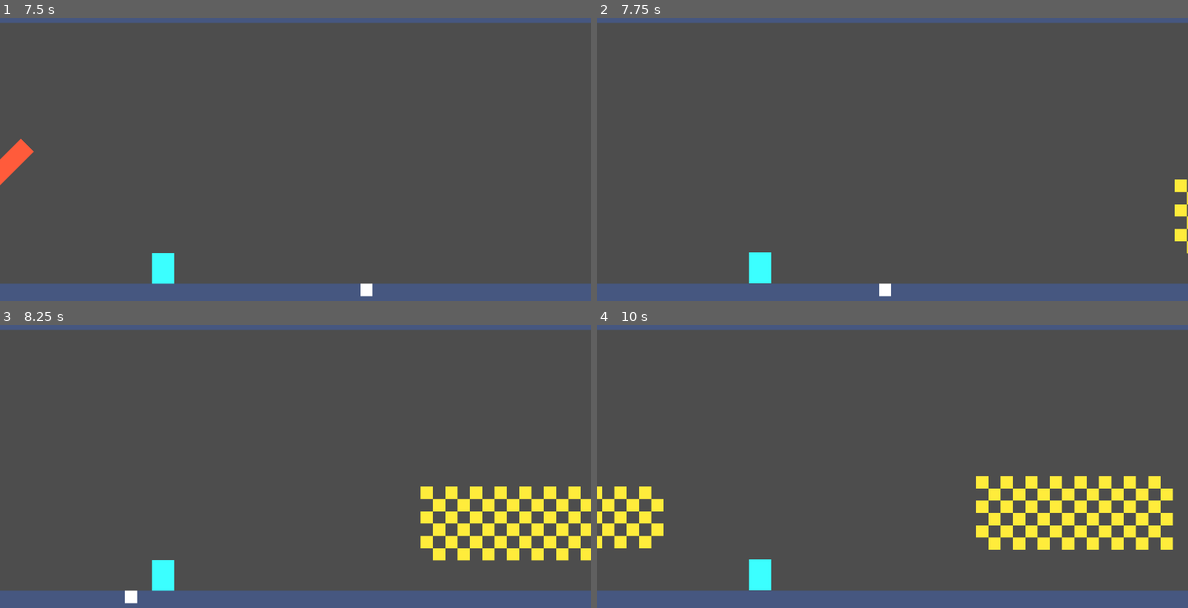
Above: before the commit, frames 1-4 (two rows, left to right).
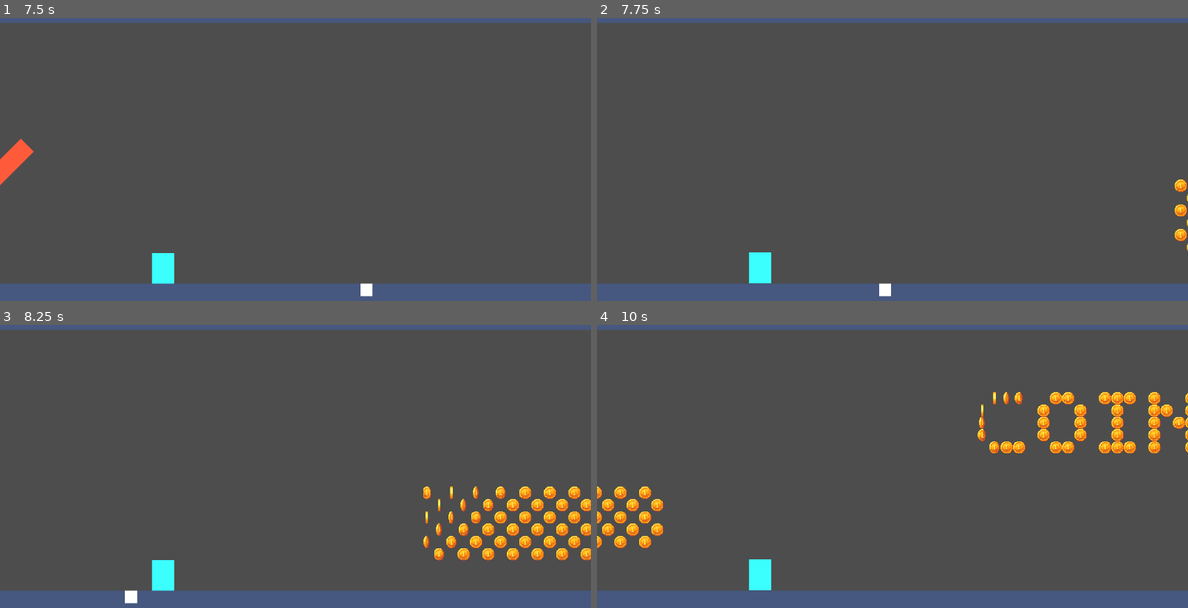
Above: after the commit, the same moments.

Repository: aburak621/jetride
Game: Godot game, scene res://scenes/game.tscn
Same seed, same stepped clock (60 frames per second), same inputs: the game is played once before the commit and once after it.
Inputs:
- Up to frame 1 (7.5 s): tap Enter at 0.5 s; tap Space (jump) at 0.77, 1.52, 3.02, 3.77, 4.52, 6.02, 6.77 s
- Up to frame 2 (7.75 s): tap Space (jump) at 7.52 s
- Up to frame 3 (8.25 s): no input
- Up to frame 4 (10 s): tap Space (jump) at 9.02, 9.77 s

Frame 1 is identical in both runs. In frame 2, 0.3% of the frame differs, in the area x 97-100%, y 57-84%; in frame 3, 3.8%; in frame 4, 8.3%, in the area x 0-100%, y 23-80%.

Commit message:
Add coin visuals

Diff:
--- a/scenes/coins/coin.tscn
+++ b/scenes/coins/coin.tscn
@@ -1,6 +1,83 @@
 [gd_scene format=3 uid="uid://tj34y60mtf1t"]
 
 [ext_resource type="Script" uid="uid://oakwo6q7sroe" path="res://scripts/coin.gd" id="1_dwuvv"]
+[ext_resource type="Texture2D" uid="uid://bqbnpri7ds4o" path="res://sprites/coin.png" id="2_4c2kx"]
+
+[sub_resource type="AtlasTexture" id="AtlasTexture_nk337"]
+atlas = ExtResource("2_4c2kx")
+region = Rect2(20, 0, 20, 20)
+
+[sub_resource type="AtlasTexture" id="AtlasTexture_juj78"]
+atlas = ExtResource("2_4c2kx")
+region = Rect2(40, 0, 20, 20)
+
+[sub_resource type="AtlasTexture" id="AtlasTexture_jx2qo"]
+atlas = ExtResource("2_4c2kx")
+region = Rect2(60, 0, 20, 20)
+
+[sub_resource type="AtlasTexture" id="AtlasTexture_n00w2"]
+atlas = ExtResource("2_4c2kx")
+region = Rect2(80, 0, 20, 20)
+
+[sub_resource type="AtlasTexture" id="AtlasTexture_cmyam"]
+atlas = ExtResource("2_4c2kx")
+region = Rect2(100, 0, 20, 20)
+
+[sub_resource type="AtlasTexture" id="AtlasTexture_5d2hv"]
+atlas = ExtResource("2_4c2kx")
+region = Rect2(120, 0, 20, 20)
+
+[sub_resource type="AtlasTexture" id="AtlasTexture_ey17f"]
+atlas = ExtResource("2_4c2kx")
+region = Rect2(140, 0, 20, 20)
+
+[sub_resource type="AtlasTexture" id="AtlasTexture_44tal"]
+atlas = ExtResource("2_4c2kx")
+region = Rect2(160, 0, 20, 20)
+
+[sub_resource type="AtlasTexture" id="AtlasTexture_4c2kx"]
+atlas = ExtResource("2_4c2kx")
+region = Rect2(0, 0, 20, 20)
+
+[sub_resource type="SpriteFrames" id="SpriteFrames_44tal"]
+animations = [{
+"frames": [{
+"duration": 4.0,
+"texture": SubResource("AtlasTexture_nk337")
+}, {
+"duration": 4.0,
+"texture": SubResource("AtlasTexture_juj78")
+}, {
+"duration": 4.0,
+"texture": SubResource("AtlasTexture_jx2qo")
+}, {
+"duration": 4.0,
+"texture": SubResource("AtlasTexture_n00w2")
+}, {
+"duration": 4.0,
+"texture": SubResource("AtlasTexture_cmyam")
+}, {
+"duration": 4.0,
+"texture": SubResource("AtlasTexture_5d2hv")
+}, {
+"duration": 4.0,
+"texture": SubResource("AtlasTexture_ey17f")
+}, {
+"duration": 4.0,
+"texture": SubResource("AtlasTexture_44tal")
+}],
+"loop": false,
+"name": &"flip",
+"speed": 60.0
+}, {
+"frames": [{
+"duration": 1.0,
+"texture": SubResource("AtlasTexture_4c2kx")
+}],
+"loop": false,
+"name": &"idle",
+"speed": 5.0
+}]
 
 [sub_resource type="RectangleShape2D" id="RectangleShape2D_dwuvv"]
 size = Vector2(40, 40)
@@ -9,19 +86,11 @@
 collision_layer = 8
 script = ExtResource("1_dwuvv")
 
-[node name="ColorRect" type="ColorRect" parent="." unique_id=1427307661]
-anchors_preset = 8
-anchor_left = 0.5
-anchor_top = 0.5
-anchor_right = 0.5
-anchor_bottom = 0.5
-offset_left = -20.0
-offset_top = -20.0
-offset_right = 20.0
-offset_bottom = 20.0
-grow_horizontal = 2
-grow_vertical = 2
-color = Color(1, 0.92300004, 0.23000002, 1)
+[node name="AnimatedSprite2D" type="AnimatedSprite2D" parent="." unique_id=61460816]
+scale = Vector2(2, 2)
+sprite_frames = SubResource("SpriteFrames_44tal")
+animation = &"flip"
+autoplay = "idle"
 
 [node name="CollisionShape2D" type="CollisionShape2D" parent="." unique_id=1668497859]
 shape = SubResource("RectangleShape2D_dwuvv")
--- a/scenes/coins/coins_checker.tscn
+++ b/scenes/coins/coins_checker.tscn
@@ -13,7 +13,8 @@
 [node name="Coin" parent="Group" unique_id=1910314053 instance=ExtResource("1_qothn")]
 position = Vector2(20, -140)
 
-[node name="Coin2" parent="Group" unique_id=1803999473 instance=ExtResource("1_qothn")]
+[node name="FirstCoin" parent="Group" unique_id=1803999473 instance=ExtResource("1_qothn")]
+unique_name_in_owner = true
 position = Vector2(20, -220)
 
 [node name="Coin3" parent="Group" unique_id=2016739309 instance=ExtResource("1_qothn")]
--- a/scenes/coins/coins_coins.tscn
+++ b/scenes/coins/coins_coins.tscn
@@ -16,7 +16,8 @@
 [node name="Coin2" parent="Group" unique_id=943273740 instance=ExtResource("1_rkup8")]
 position = Vector2(20, -60)
 
-[node name="Coin3" parent="Group" unique_id=1701626691 instance=ExtResource("1_rkup8")]
+[node name="FirstCoin" parent="Group" unique_id=1701626691 instance=ExtResource("1_rkup8")]
+unique_name_in_owner = true
 position = Vector2(20, -140)
 
 [node name="Coin4" parent="Group" unique_id=1825664888 instance=ExtResource("1_rkup8")]
--- a/scenes/coins/coins_line.tscn
+++ b/scenes/coins/coins_line.tscn
@@ -10,7 +10,8 @@
 [node name="Group" type="Node2D" parent="." unique_id=1363539977]
 metadata/_edit_group_ = true
 
-[node name="Coin" parent="Group" unique_id=1910314053 instance=ExtResource("1_akb1v")]
+[node name="FirstCoin" parent="Group" unique_id=1910314053 instance=ExtResource("1_akb1v")]
+unique_name_in_owner = true
 position = Vector2(20, -20)
 
 [node name="Coin2" parent="Group" unique_id=128024540 instance=ExtResource("1_akb1v")]
--- a/scenes/coins/coins_pills_down.tscn
+++ b/scenes/coins/coins_pills_down.tscn
@@ -10,7 +10,8 @@
 [node name="Group" type="Node2D" parent="." unique_id=1631049767]
 metadata/_edit_group_ = true
 
-[node name="Coin" parent="Group" unique_id=1910314053 instance=ExtResource("1_lqkt5")]
+[node name="FirstCoin" parent="Group" unique_id=1910314053 instance=ExtResource("1_lqkt5")]
+unique_name_in_owner = true
 position = Vector2(20, -340)
 
 [node name="Coin2" parent="Group" unique_id=1809473989 instance=ExtResource("1_lqkt5")]
--- a/scenes/coins/coins_pills_up.tscn
+++ b/scenes/coins/coins_pills_up.tscn
@@ -10,7 +10,8 @@
 [node name="Group" type="Node2D" parent="." unique_id=611557147]
 metadata/_edit_group_ = true
 
-[node name="Coin" parent="Group" unique_id=1910314053 instance=ExtResource("1_8ccsn")]
+[node name="FirstCoin" parent="Group" unique_id=1910314053 instance=ExtResource("1_8ccsn")]
+unique_name_in_owner = true
 position = Vector2(20, -60)
 
 [node name="Coin2" parent="Group" unique_id=1809473989 instance=ExtResource("1_8ccsn")]
--- a/scenes/coins/coins_rectangle.tscn
+++ b/scenes/coins/coins_rectangle.tscn
@@ -52,7 +52,8 @@
 [node name="Coin14" parent="Group" unique_id=164240367 instance=ExtResource("1_t4t15")]
 position = Vector2(540, -60)
 
-[node name="Coin15" parent="Group" unique_id=1034378809 instance=ExtResource("1_t4t15")]
+[node name="FirstCoin" parent="Group" unique_id=1034378809 instance=ExtResource("1_t4t15")]
+unique_name_in_owner = true
 position = Vector2(20, -100)
 
 [node name="Coin16" parent="Group" unique_id=1653503773 instance=ExtResource("1_t4t15")]
--- a/scripts/coin.gd
+++ b/scripts/coin.gd
@@ -3,6 +3,7 @@
 signal coin_collected()
 
 @onready var collision: CollisionShape2D = $CollisionShape2D
+@onready var sprite: AnimatedSprite2D = $AnimatedSprite2D
 
 
 func collect() -> void:
--- a/scripts/obstacle_manager.gd
+++ b/scripts/obstacle_manager.gd
@@ -58,6 +58,24 @@
 		spawn_point.x += coins_size.x
 		spawn_point.x += spacing * remap(coins_size.x, 560, 1400, 1, 1.5)
 		coins.position.y = -(randf_range(0, 750 - coins_size.y) + 50)
+
+		# Flip animation
+		var first_coin_position := (coins.get_node("%FirstCoin") as Coin).position
+		var delay := (coins.global_position.x - 1920) / game.game_speed + randf_range(0, 0.5)
+		for child in coins.find_children("*"):
+			if not child.is_in_group("coin"):
+				continue
+			var coin := child as Coin
+			var distance := coin.position - first_coin_position
+			var grid_distance: int = roundi((distance.x + distance.y) / 40)
+			var coin_ref: WeakRef = weakref(coin)
+			get_tree().create_timer(grid_distance * 0.05 + delay).timeout.connect(
+				func() -> void:
+					var weak_coin := coin_ref.get_ref() as Coin
+					if weak_coin:
+						weak_coin.sprite.play("flip")
+			)
+
 	chunk.set_chunk_width(spawn_point.x)
 
 
@@ -123,7 +141,7 @@
 			spawn_rocket_warnings(8)
 		else:
 			spawn_rocket_warnings(
-				floor(randi_range(1, 3) * clamp(randf_range(1, game.difficulty_scaling), 1, 2))
+				floor(randi_range(1, 3) * clamp(floor(randf_range(1, game.difficulty_scaling)), 1, 2))
 			)
 
 	return chunk
Binary file added: sprites/coin.aseprite
Binary file added: sprites/coin.png
Not shown, added: sprites/coin.png.import
Not shown, changed: todo.md
